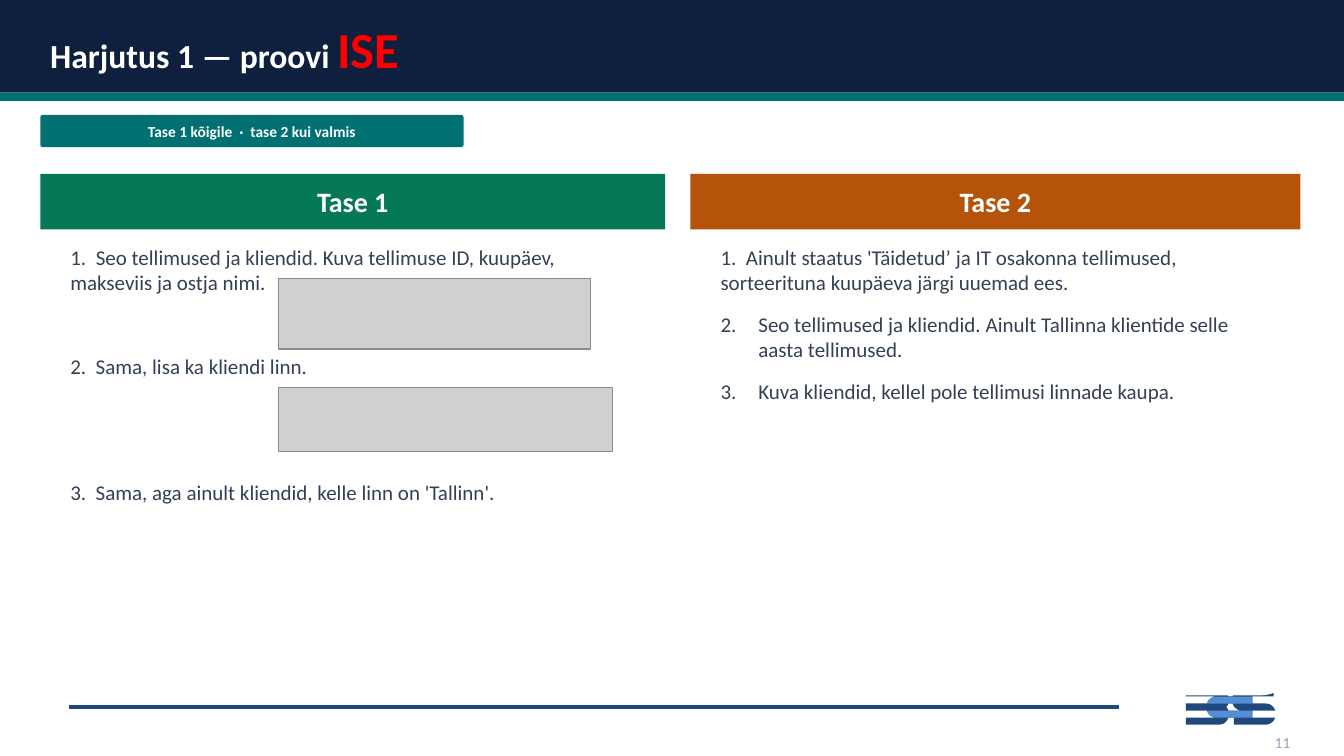
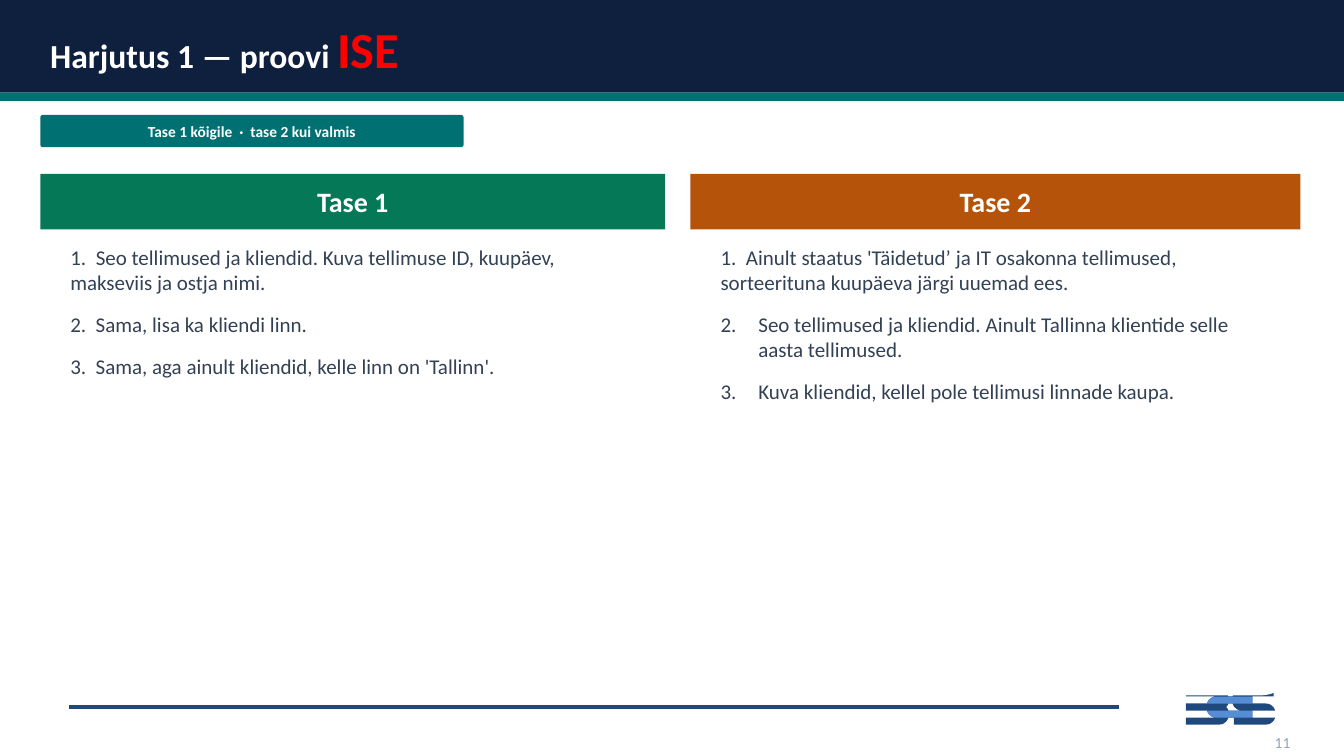
Before and after one commit to emilieabel/andmetarkus, a slide deck: slide 12 of Materjalid/Day8 SQL/8-paev-andmetarkus-esitlus.pptx. Drawn at 1344x756 pixels with LibreOffice and Linux fonts; fonts in the diff are those of the drawing; grey boxes stand for pictures. Boxes give left, top, right and bottom in pixels: in the first picture for what was removed or moved away, otherwise in the second. Text is boxed around its words. In the diff, an @@ line names an element or a change of style, - is before the commit and + after.

```diff
--- a/Materjalid/Day8 SQL/8-paev-andmetarkus-esitlus.pptx
+++ b/Materjalid/Day8 SQL/8-paev-andmetarkus-esitlus.pptx
@@ text "1. Seo tellimused ja kliendid. ..." rewrapped from (70,250,555,504) to (70,250,555,378) @@
@@ picture removed at (278,278,591,349) @@
@@ picture removed at (278,388,613,453) @@
```
Also in this commit, not shown: 11 other slides changed, 5 slides added.
